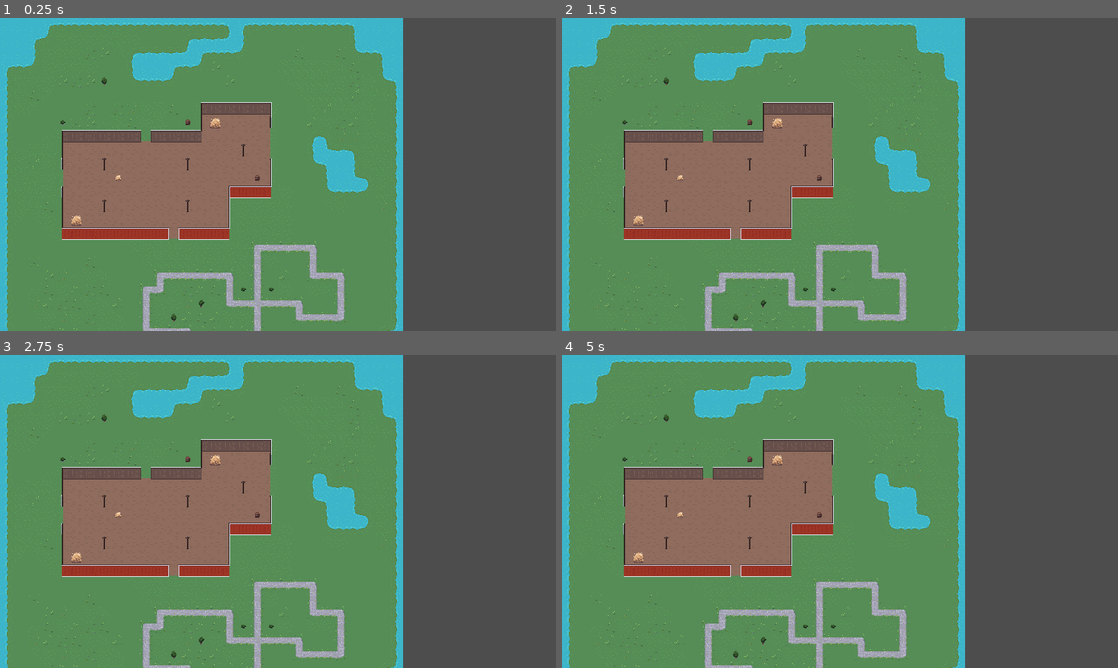
Above: before the commit, frames 1-4 (two rows, left to right).
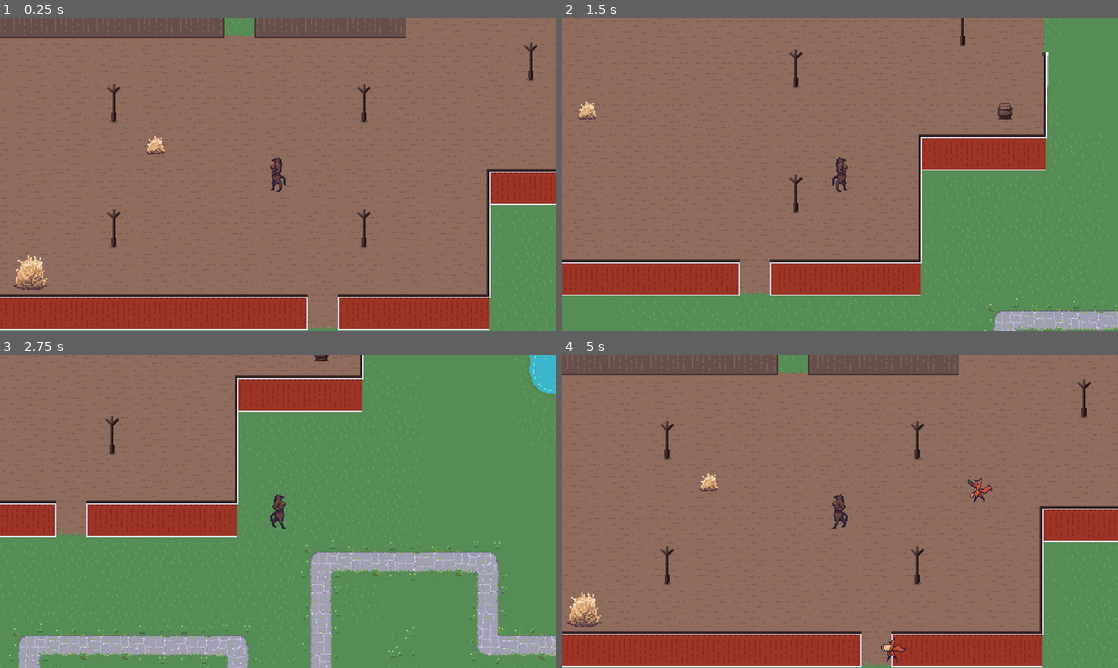
Above: after the commit, the same moments.

Repository: TisFoolish/subvival
Game: Godot game, scene res://scenes/level/farm.tscn
Same seed, same stepped clock (60 frames per second), same inputs: the game is played once before the commit and once after it. The project has no main scene, so this scene is started directly.
Inputs:
- Up to frame 1 (0.25 s): no input
- Up to frame 2 (1.5 s): tap Enter at 0.5 s; hold D (move_right) 0.53-1.28 s; hold S (move_down) from 1.28 s (still down)
- Up to frame 3 (2.75 s): release S (move_down) at 2.03 s; hold D (move_right) from 2.03 s (still down)
- Up to frame 4 (5 s): release D (move_right) at 2.78 s; hold W (move_up) 2.78-3.53 s; hold A (move_left) from 3.53 s (still down)

The runs differ from the first frame. In frame 1, 90% of the frame differs, in the area x 0-100%, y 0-100%; in frame 2, 80%; in frame 3, 70%; in frame 4, 90%.

Commit message:
rl: new game manager that can be added to level scenes to quickly bring in functionality

Diff:
--- a/scenes/level/farm.tscn
+++ b/scenes/level/farm.tscn
@@ -1,6 +1,9 @@
-[gd_scene load_steps=4 format=3 uid="uid://com3on4g43g8g"]
+[gd_scene load_steps=7 format=3 uid="uid://com3on4g43g8g"]
 
 [ext_resource type="Texture2D" uid="uid://dwhkuhbfbq55f" path="res://assets/textures/bg tiles/Background Tilemap.png" id="1_eyjjo"]
+[ext_resource type="PackedScene" uid="uid://baweh8hf2lgkw" path="res://scripts/game_manager/game_manager.tscn" id="2_nthw3"]
+[ext_resource type="PackedScene" uid="uid://ddpv1s64dship" path="res://scenes/enemy/enemy_submissive.tscn" id="3_0dfyf"]
+[ext_resource type="PackedScene" uid="uid://bs1uj0n2uiliy" path="res://scenes/player/player_dom.tscn" id="3_uyx7t"]
 
 [sub_resource type="TileSetAtlasSource" id="TileSetAtlasSource_i73wf"]
 texture = ExtResource("1_eyjjo")
@@ -147,6 +150,7 @@
 [node name="Farm" type="Node2D"]
 
 [node name="FarmTileMap" type="TileMap" parent="."]
+scale = Vector2(3, 3)
 tile_set = SubResource("TileSet_6umre")
 format = 2
 layer_0/name = "Ground"
@@ -165,3 +169,11 @@
 layer_2/y_sort_origin = 0
 layer_2/z_index = 10
 layer_2/tile_data = PackedInt32Array()
+
+[node name="game_manager" parent="." instance=ExtResource("2_nthw3")]
+mob_scene = ExtResource("3_0dfyf")
+
+[node name="Player_Dom" parent="." instance=ExtResource("3_uyx7t")]
+
+[node name="start_position" type="Marker2D" parent="."]
+position = Vector2(1098, 1171)
--- a/scenes/void.tscn
+++ /dev/null
@@ -1,47 +0,0 @@
-[gd_scene load_steps=5 format=3 uid="uid://bnuvp86homm2k"]
-
-[ext_resource type="Script" path="res://scenes/void.gd" id="1_agfnk"]
-[ext_resource type="PackedScene" uid="uid://ddpv1s64dship" path="res://scenes/enemy/enemy_submissive.tscn" id="2_77nbj"]
-[ext_resource type="PackedScene" uid="uid://bs1uj0n2uiliy" path="res://scenes/player/player_dom.tscn" id="2_ylsfp"]
-
-[sub_resource type="Curve2D" id="Curve2D_7q6r6"]
-_data = {
-"points": PackedVector2Array(0, 0, 0, 0, -680, -392, 0, 0, 0, 0, 696, -392, 0, 0, 0, 0, 696, 408, 0, 0, 0, 0, -680, 408, 0, 0, 0, 0, -680, -392)
-}
-point_count = 5
-
-[node name="Void" type="Node"]
-script = ExtResource("1_agfnk")
-mob_scene = ExtResource("2_77nbj")
-
-[node name="Player_Dom" parent="." instance=ExtResource("2_ylsfp")]
-damage_taken = 5
-
-[node name="ScoreTimer" type="Timer" parent="."]
-
-[node name="StartTimer" type="Timer" parent="."]
-wait_time = 0.2
-one_shot = true
-
-[node name="Startposition" type="Marker2D" parent="."]
-position = Vector2(635, 361)
-
-[node name="Polygon2D" type="Polygon2D" parent="."]
-z_index = -100
-position = Vector2(784, 304)
-polygon = PackedVector2Array(-61, -46, -56, 78, 99, 87, 71, -63)
-
-[node name="MobPath" type="Path2D" parent="."]
-modulate = Color(0.431373, 0.341176, 0, 1)
-position = Vector2(-8, -8)
-curve = SubResource("Curve2D_7q6r6")
-
-[node name="MobSpawnLocation" type="PathFollow2D" parent="MobPath"]
-position = Vector2(-680, -392)
-rotates = false
-
-[node name="MobTimer" type="Timer" parent="."]
-
-[connection signal="timeout" from="ScoreTimer" to="." method="_on_score_timer_timeout"]
-[connection signal="timeout" from="StartTimer" to="." method="_on_start_timer_timeout"]
-[connection signal="timeout" from="MobTimer" to="." method="_on_mob_timer_timeout"]
--- a/scenes/void.gd
+++ b/scripts/game_manager/game_manager.gd
@@ -2,14 +2,23 @@
 
 var score
 @export var mob_scene: PackedScene
+@export var mob_timer = 1.0
+@export var start_timer = 2.0
+@export var score_timer = 1.0
 # Called when the node enters the scene tree for the first time.
+var start_position : Marker2D
+var player_dom : CharacterBody2D
 func _ready():
+	$MobTimer.wait_time = mob_timer
+	$StartTimer.wait_time = start_timer
+	$ScoreTimer.wait_time = score_timer
+	start_position = get_node("../start_position")
+	player_dom = get_node("../Player_Dom")
 	new_game()
-
 
 # Called every frame. 'delta' is the elapsed time since the previous frame.
 func _process(delta):
-	$MobPath.position = $Player_Dom.position
+	$MobPath.position = player_dom.position
 
 func _on_player_dom_death():
 	$ScoreTimer.stop()
@@ -17,15 +26,15 @@
 
 func new_game():
 	score = 0
-	$Player_Dom.start($Startposition.position)
+	player_dom.start(start_position.position)
 	$StartTimer.start()
 
 func _on_mob_timer_timeout():
 	var mob = mob_scene.instantiate()
-
+	print("spawn")
 	var mob_spawn_location = get_node("MobPath/MobSpawnLocation")
 	mob_spawn_location.progress_ratio = randf()
-	mob.set_player($Player_Dom)
+	mob.set_player(player_dom)
 
 	mob.position = mob_spawn_location.global_position
 
--- /dev/null
+++ b/scripts/game_manager/game_manager.tscn
@@ -0,0 +1,32 @@
+[gd_scene load_steps=3 format=3 uid="uid://baweh8hf2lgkw"]
+
+[ext_resource type="Script" path="res://scripts/game_manager/game_manager.gd" id="1_su75h"]
+
+[sub_resource type="Curve2D" id="Curve2D_3wh71"]
+_data = {
+"points": PackedVector2Array(0, 0, 0, 0, -680, -392, 0, 0, 0, 0, 696, -392, 0, 0, 0, 0, 696, 408, 0, 0, 0, 0, -680, 408, 0, 0, 0, 0, -680, -392)
+}
+point_count = 5
+
+[node name="game_manager" type="Node"]
+script = ExtResource("1_su75h")
+
+[node name="MobTimer" type="Timer" parent="."]
+wait_time = 0.968
+
+[node name="StartTimer" type="Timer" parent="."]
+
+[node name="ScoreTimer" type="Timer" parent="."]
+
+[node name="MobPath" type="Path2D" parent="."]
+modulate = Color(0.431373, 0.341176, 0, 1)
+position = Vector2(-8, -8)
+curve = SubResource("Curve2D_3wh71")
+
+[node name="MobSpawnLocation" type="PathFollow2D" parent="MobPath"]
+position = Vector2(-680, -392)
+rotates = false
+
+[connection signal="timeout" from="MobTimer" to="." method="_on_mob_timer_timeout"]
+[connection signal="timeout" from="StartTimer" to="." method="_on_start_timer_timeout"]
+[connection signal="timeout" from="ScoreTimer" to="." method="_on_score_timer_timeout"]
